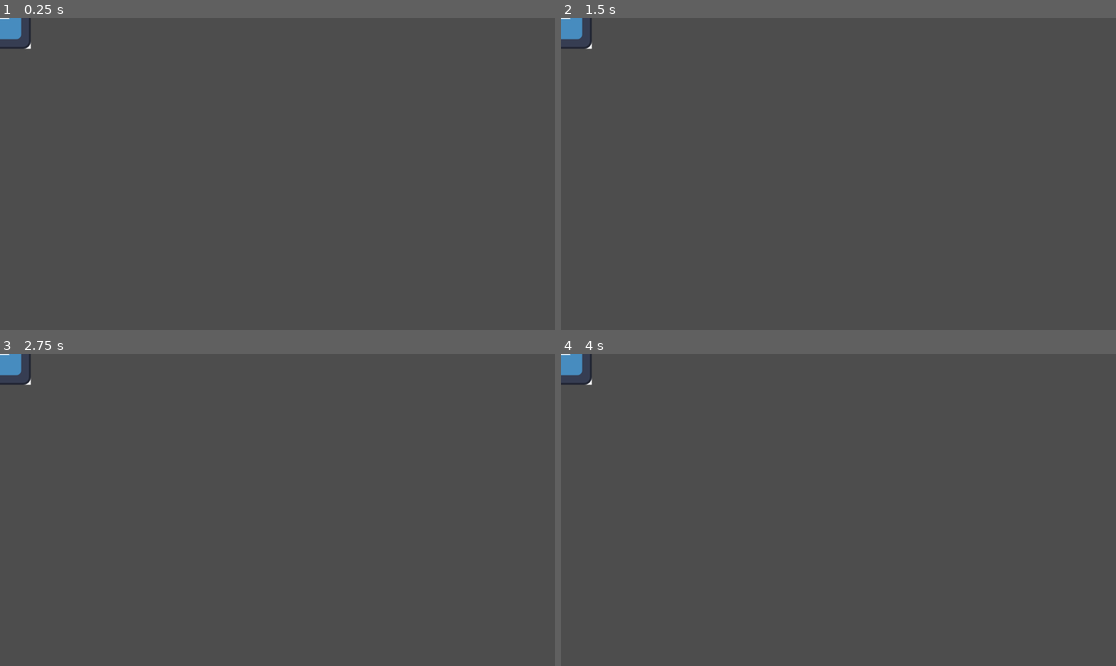
Above: before the commit, frames 1-4 (two rows, left to right).
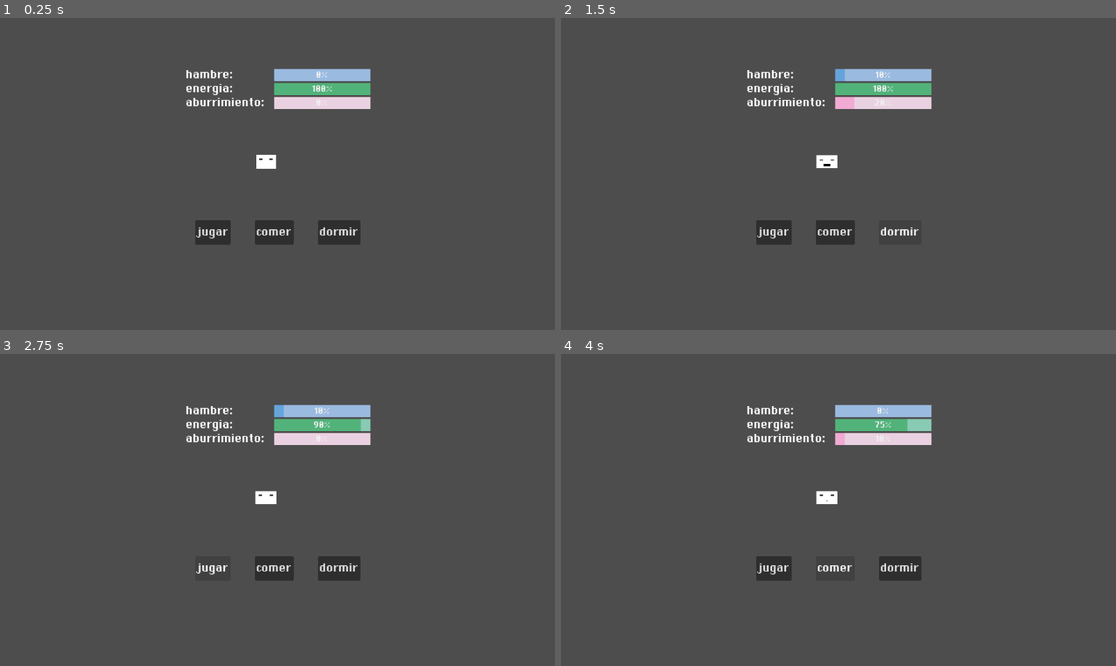
Above: after the commit, the same moments.

Repository: eugeama/Tamagotchi-Alfaro-Fazzito-Gillig
Game: Godot game, scene res://escenas/habitacion.tscn
The game is run twice, just before and just after one commit, with the same random seed, the same clock (stepped at 60 frames per second) and the same inputs. Before the commit the project starts from res://escenas/carta.tscn. The engine's default icon, where the game draws it, is replaced by a stand-in: a white triangle on a blue panel in a dark square.
Inputs (mouse positions are in pixels of both pictures, inside the frame that each line leads up to):
- Up to frame 1 (0.25 s): no input
- Up to frame 2 (1.5 s): click (832, 233) at 0.5 s, where only the run after the commit has a clickable "comer"; click (899, 233) at 1.25 s, where only the run after the commit has a clickable "dormir"
- Up to frame 3 (2.75 s): click (210, 569) at 2 s, where only the run after the commit has a clickable "jugar"
- Up to frame 4 (4 s): click (771, 569) at 2.75 s, where only the run after the commit has a clickable "jugar"; click (832, 569) at 3.5 s, where only the run after the commit has a clickable "comer"

The runs differ from the first frame. In frame 1, 4.6% of the frame differs, in the area x 0-67%, y 0-73%; in frame 2, 4.1%; in frame 3, 4.2%; in frame 4, 4.2%.

Commit message:
-Se añadio animacion de comer -Se añadio guardado de estado al cerrar el juego -Se añadio desgaste de estado con el juego cerrado

Diff:
--- /dev/null
+++ b/tamagotchi/escenas/Minijuego2.tscn
@@ -0,0 +1,3 @@
+[gd_scene format=3 uid="uid://b2p2crtiv1egy"]
+
+[node name="Node2D" type="Node2D" unique_id=1065393273]
--- a/tamagotchi/escenas/carta.tscn
+++ b/tamagotchi/escenas/carta.tscn
@@ -2,7 +2,7 @@
 
 [ext_resource type="Script" uid="uid://dryudacti5omx" path="res://scripts/carta.gd" id="1_yo80u"]
 [ext_resource type="Texture2D" uid="uid://cqho0kuhhkmfl" path="res://icon.svg" id="2_sllcx"]
-[ext_resource type="Texture2D" uid="uid://rp70ifhcd00c" path="res://5b945fb755a6002ff7fbe0b62eb6001e.jpg" id="3_sllcx"]
+[ext_resource type="Texture2D" uid="uid://rp70ifhcd00c" path="res://assets/Sprites/5b945fb755a6002ff7fbe0b62eb6001e.jpg" id="3_sllcx"]
 
 [sub_resource type="Animation" id="Animation_sllcx"]
 length = 0.001
--- a/tamagotchi/escenas/habitacion.tscn
+++ b/tamagotchi/escenas/habitacion.tscn
@@ -2,7 +2,7 @@
 
 [ext_resource type="PackedScene" uid="uid://cxy3qwaq1q08v" path="res://escenas/mascota.tscn" id="1_xpk0y"]
 [ext_resource type="Script" uid="uid://dylxupoq8mioj" path="res://scripts/interfaz_estados.gd" id="2_pb0dd"]
-[ext_resource type="FontFile" uid="uid://dhvvhh0tujn32" path="res://assets/DePixelHalbfett.ttf" id="3_oeohs"]
+[ext_resource type="FontFile" uid="uid://dhvvhh0tujn32" path="res://assets/Fuentes/DePixelHalbfett.ttf" id="3_oeohs"]
 
 [sub_resource type="StyleBoxFlat" id="StyleBoxFlat_oeohs"]
 bg_color = Color(0.6057512, 0.7286306, 0.87786895, 1)
--- a/tamagotchi/escenas/mascota.tscn
+++ b/tamagotchi/escenas/mascota.tscn
@@ -16,10 +16,61 @@
 "update": 0,
 "values": [Vector2(1, 1)]
 }
+tracks/1/type = "value"
+tracks/1/imported = false
+tracks/1/enabled = true
+tracks/1/path = NodePath("Boca:scale")
+tracks/1/interp = 1
+tracks/1/loop_wrap = true
+tracks/1/keys = {
+"times": PackedFloat32Array(0),
+"transitions": PackedFloat32Array(1),
+"update": 0,
+"values": [Vector2(1e-05, 1e-05)]
+}
+tracks/2/type = "value"
+tracks/2/imported = false
+tracks/2/enabled = true
+tracks/2/path = NodePath("ojos:scale")
+tracks/2/interp = 1
+tracks/2/loop_wrap = true
+tracks/2/keys = {
+"times": PackedFloat32Array(0),
+"transitions": PackedFloat32Array(1),
+"update": 0,
+"values": [Vector2(1, 0.5)]
+}
+
+[sub_resource type="Animation" id="Animation_vgy2f"]
+resource_name = "comer"
+length = 1.2
+tracks/0/type = "value"
+tracks/0/imported = false
+tracks/0/enabled = true
+tracks/0/path = NodePath("Boca:scale")
+tracks/0/interp = 1
+tracks/0/loop_wrap = true
+tracks/0/keys = {
+"times": PackedFloat32Array(0, 0.2, 0.4, 0.6, 0.8, 1, 1.2),
+"transitions": PackedFloat32Array(1, 1, 1, 1, 1, 1, 1),
+"update": 0,
+"values": [Vector2(1e-05, 1e-05), Vector2(1, 1), Vector2(1e-05, 1e-05), Vector2(1, 1), Vector2(1e-05, 1e-05), Vector2(1, 1), Vector2(1e-05, 1e-05)]
+}
+tracks/1/type = "value"
+tracks/1/imported = false
+tracks/1/enabled = true
+tracks/1/path = NodePath("ojos:scale")
+tracks/1/interp = 1
+tracks/1/loop_wrap = true
+tracks/1/keys = {
+"times": PackedFloat32Array(0, 0.2, 0.4, 0.6, 0.8, 1, 1.2),
+"transitions": PackedFloat32Array(1, 1, 1, 1, 1, 1, 1),
+"update": 0,
+"values": [Vector2(1, 0.5), Vector2(1, 0.1), Vector2(1, 0.5), Vector2(1, 0.1), Vector2(1, 0.5), Vector2(1, 0.1), Vector2(1, 0.5)]
+}
 
 [sub_resource type="Animation" id="Animation_xci1x"]
 resource_name = "idle"
-length = 0.9
 loop_mode = 1
 tracks/0/type = "value"
 tracks/0/imported = false
@@ -28,7 +79,7 @@
 tracks/0/interp = 1
 tracks/0/loop_wrap = true
 tracks/0/keys = {
-"times": PackedFloat32Array(0, 0.6, 1.2),
+"times": PackedFloat32Array(0, 0.5, 1),
 "transitions": PackedFloat32Array(1, 1, 1),
 "update": 0,
 "values": [Vector2(1, 1), Vector2(1.15, 0.85), Vector2(1, 1)]
@@ -37,47 +88,129 @@
 [sub_resource type="AnimationLibrary" id="AnimationLibrary_vgy2f"]
 _data = {
 &"RESET": SubResource("Animation_d8lrb"),
+&"comer": SubResource("Animation_vgy2f"),
 &"idle": SubResource("Animation_xci1x")
 }
 
 [node name="mascota" type="Node2D" unique_id=1085864667]
-scale = Vector2(1.15, 0.85)
 script = ExtResource("1_xci1x")
 
-[node name="textura" type="Sprite2D" parent="." unique_id=2137662808]
+[node name="textura" type="Control" parent="." unique_id=770441881]
+layout_mode = 3
+anchors_preset = 8
+anchor_left = 0.5
+anchor_top = 0.5
+anchor_right = 0.5
+anchor_bottom = 0.5
+grow_horizontal = 2
+grow_vertical = 2
 
 [node name="ColorRect" type="ColorRect" parent="textura" unique_id=1772696791]
-offset_right = 40.0
-offset_bottom = 40.0
+layout_mode = 1
+anchors_preset = 8
+anchor_left = 0.5
+anchor_top = 0.5
+anchor_right = 0.5
+anchor_bottom = 0.5
+offset_left = -19.0
+offset_top = -14.0
+offset_right = 19.630432
+offset_bottom = 17.0
+grow_horizontal = 2
+grow_vertical = 2
+
+[node name="ojos" type="Node2D" parent="textura" unique_id=1992357884]
+scale = Vector2(1, 0.5)
+
+[node name="derecho" type="Control" parent="textura/ojos" unique_id=661047496]
+layout_mode = 3
+anchors_preset = 0
+offset_left = -9.999997
+offset_top = -8.0
+offset_right = -9.999997
+offset_bottom = -8.0
+scale = Vector2(0.16, 0.16)
+
+[node name="ColorRect" type="ColorRect" parent="textura/ojos/derecho" unique_id=529009029]
+custom_minimum_size = Vector2(16, 16)
+layout_mode = 1
+anchors_preset = 8
+anchor_left = 0.5
+anchor_top = 0.5
+anchor_right = 0.5
+anchor_bottom = 0.5
+offset_left = -20.0
+offset_top = -20.0
+offset_right = 20.0
+offset_bottom = 20.0
+grow_horizontal = 2
+grow_vertical = 2
+color = Color(0.13682577, 0.13682574, 0.13682571, 1)
+
+[node name="izquierdo" type="Control" parent="textura/ojos" unique_id=1898019732]
+layout_mode = 3
+anchors_preset = 8
+anchor_left = 0.5
+anchor_top = 0.5
+anchor_right = 0.5
+anchor_bottom = 0.5
+offset_left = 10.0
+offset_top = -8.0
+offset_right = 10.0
+offset_bottom = -8.0
+grow_horizontal = 2
+grow_vertical = 2
+scale = Vector2(0.16, 0.16)
+
+[node name="ColorRect" type="ColorRect" parent="textura/ojos/izquierdo" unique_id=362661396]
+custom_minimum_size = Vector2(16, 16)
+layout_mode = 1
+anchors_preset = 8
+anchor_left = 0.5
+anchor_top = 0.5
+anchor_right = 0.5
+anchor_bottom = 0.5
+offset_left = -20.0
+offset_top = -20.0
+offset_right = 20.0
+offset_bottom = 20.0
+grow_horizontal = 2
+grow_vertical = 2
+color = Color(0.13682577, 0.13682574, 0.13682571, 1)
+metadata/_edit_use_anchors_ = true
+
+[node name="Boca" type="Control" parent="textura" unique_id=1467447163]
+layout_mode = 1
+anchors_preset = 8
+anchor_left = 0.5
+anchor_top = 0.5
+anchor_right = 0.5
+anchor_bottom = 0.5
+offset_top = 10.0
+offset_bottom = 10.0
+grow_horizontal = 2
+grow_vertical = 2
+scale = Vector2(1e-05, 1e-05)
+
+[node name="ColorRect2" type="ColorRect" parent="textura/Boca" unique_id=1646264467]
+layout_mode = 1
+anchors_preset = 8
+anchor_left = 0.5
+anchor_top = 0.5
+anchor_right = 0.5
+anchor_bottom = 0.5
+offset_left = -11.0
+offset_top = -5.0
+offset_right = 10.73913
+offset_bottom = 4.411762
+grow_horizontal = 2
+grow_vertical = 2
+color = Color(0, 0, 0, 1)
 
 [node name="AnimationPlayer" type="AnimationPlayer" parent="." unique_id=301025100]
 root_node = NodePath("../textura")
 libraries/ = SubResource("AnimationLibrary_vgy2f")
 
-[node name="ojos" type="Node2D" parent="." unique_id=1992357884]
-
-[node name="derecho" type="Sprite2D" parent="ojos" unique_id=150682961]
-position = Vector2(10, 20)
-scale = Vector2(0.16, 0.16)
-
-[node name="ColorRect" type="ColorRect" parent="ojos/derecho" unique_id=529009029]
-custom_minimum_size = Vector2(16, 16)
-offset_right = 40.0
-offset_bottom = 40.0
-color = Color(0.13682577, 0.13682574, 0.13682571, 1)
-
-[node name="izquierdo" type="Sprite2D" parent="ojos" unique_id=366711428]
-position = Vector2(25, 20)
-scale = Vector2(0.16, 0.16)
-
-[node name="ColorRect" type="ColorRect" parent="ojos/izquierdo" unique_id=362661396]
-custom_minimum_size = Vector2(16, 16)
-offset_right = 40.0
-offset_bottom = 40.0
-color = Color(0.13682577, 0.13682574, 0.13682571, 1)
-
-[node name="animacionOjos" type="AnimationPlayer" parent="ojos" unique_id=532369279]
-
 [node name="Timer" type="Timer" parent="." unique_id=1495420839]
 wait_time = 3.0
 autostart = true
--- a/tamagotchi/project.godot
+++ b/tamagotchi/project.godot
@@ -11,7 +11,7 @@
 [application]
 
 config/name="Tamagotchi"
-run/main_scene="uid://dyr0ruck4of0x"
+run/main_scene="uid://dhaekb36mpj5q"
 config/features=PackedStringArray("4.6", "Forward Plus")
 config/icon="res://icon.svg"
 
--- a/tamagotchi/scripts/estadoMascota.gd
+++ b/tamagotchi/scripts/estadoMascota.gd
@@ -7,6 +7,18 @@
 
 const maxPosible=100
 const minPosible=0
+const rutaGuardado="user://estado_mascota.save"
+const segundosPeriodo=20.0
+const perdidaEnergiaPeriodo=5.0
+const sumaHambrePeriodo=10.0
+const sumaAburrimientoPeriodo=10.0
+
+func _ready() -> void:
+	cargarEstado()
+
+func _notification(noti: int) -> void:
+	if noti==NOTIFICATION_WM_CLOSE_REQUEST or noti==NOTIFICATION_EXIT_TREE:
+		guardarEstado()
 
 func cambioEnergia(delta: float) -> void:
 	energia+=delta
@@ -15,6 +27,7 @@
 	if energia<minPosible:
 		energia=minPosible
 	cambioEstado.emit()
+	guardarEstado()
 
 func cambioHambre(delta: float) -> void:
 	hambre+=delta
@@ -23,6 +36,7 @@
 	if hambre<minPosible:
 		hambre=minPosible
 	cambioEstado.emit()
+	guardarEstado()
 
 func cambioAburrimiento(delta: float) -> void:
 	aburrimiento+=delta
@@ -31,3 +45,41 @@
 	if aburrimiento<minPosible:
 		aburrimiento=minPosible
 	cambioEstado.emit()
+	guardarEstado()
+
+func cargarEstado() -> void:
+	if not FileAccess.file_exists(rutaGuardado):
+		guardarEstado()
+		return
+	var archivo=FileAccess.open(rutaGuardado,FileAccess.READ)
+	if archivo==null:
+		return
+	var datos=archivo.get_var()
+	if typeof(datos)!=TYPE_DICTIONARY:
+		return
+	energia=datos.get("energia",energia)
+	hambre=datos.get("hambre",hambre)
+	aburrimiento=datos.get("aburrimiento",aburrimiento)
+	aplicarTiempoCerrado(datos.get("ultimoGuardado",Time.get_unix_time_from_system()))
+	cambioEstado.emit()
+	guardarEstado()
+
+func aplicarTiempoCerrado(ultimoGuardado: float) -> void:
+	var tiempoActual=Time.get_unix_time_from_system()
+	var segundosCerrado=max(0.0,tiempoActual-ultimoGuardado)
+	var periodos=segundosCerrado/segundosPeriodo
+	energia=clamp(energia-(perdidaEnergiaPeriodo* periodos),minPosible,maxPosible)
+	hambre=clamp(hambre+(sumaHambrePeriodo *periodos),minPosible,maxPosible)
+	aburrimiento=clamp(aburrimiento+(sumaAburrimientoPeriodo*periodos),minPosible,maxPosible)
+
+func guardarEstado() -> void:
+	var archivo=FileAccess.open(rutaGuardado,FileAccess.WRITE)
+	if archivo==null:
+		return
+	var datos={
+		"energia": energia,
+		"hambre" :hambre,
+		"aburrimiento":aburrimiento,
+		"ultimoGuardado" : Time.get_unix_time_from_system()
+	}
+	archivo.store_var(datos)
--- a/tamagotchi/scripts/mascota.gd
+++ b/tamagotchi/scripts/mascota.gd
@@ -2,17 +2,17 @@
 @onready var animacion: AnimationPlayer = $AnimationPlayer
 @onready var timer: Timer = $Timer
 
-const perdidaEnergia=5.0
-const sumaHambre=10.0
-const sumaAburrimiento=10.0
+const perdidaEnergiaPeriodica=5.0
+const sumaHambrePeriodica=10.0
+const sumaAburrimientoPeriodica=10.0
 func _ready() -> void:
 	animacion.play("idle")
 	EstadoMascota.cambioEstado.connect(actualizarAnimacion)
 
 func _on_timer_timeout() -> void:
-	EstadoMascota.cambioEnergia(-perdidaEnergia)
-	EstadoMascota.cambioHambre(+sumaHambre)
-	EstadoMascota.cambioAburrimiento(+sumaAburrimiento)
+	EstadoMascota.cambioEnergia(-perdidaEnergiaPeriodica)
+	EstadoMascota.cambioHambre(+sumaHambrePeriodica)
+	EstadoMascota.cambioAburrimiento(+sumaAburrimientoPeriodica)
 func actualizarAnimacion() -> void:
 	#pass
 	"""
@@ -35,12 +35,13 @@
 		animacion.play(nombre)
 
 func dormir() -> void:
-	EstadoMascota.cambioEnergia(+10)
-	EstadoMascota.cambioHambre(+20)
+	EstadoMascota.cambioEnergia(+50)
+	EstadoMascota.cambioHambre(+10)
+	EstadoMascota.cambioAburrimiento(+20)
 func comer() -> void:
-	EstadoMascota.cambioHambre(-5)
-	EstadoMascota.cambioAburrimiento(+20)
+	EstadoMascota.cambioHambre(-30)
+	animacion.play("comer")
 func jugar() -> void:
 	#aca va el juegou
-	EstadoMascota.cambioAburrimiento(-5)
-	EstadoMascota.cambioEnergia(-20)
+	EstadoMascota.cambioAburrimiento(-20)
+	EstadoMascota.cambioEnergia(-10)
Renamed: tamagotchi/assets/DePixelHalbfett.ttf -> tamagotchi/assets/Fuentes/DePixelHalbfett.ttf
Not shown, changed: tamagotchi/assets/Fuentes/DePixelHalbfett.ttf.import
Renamed: tamagotchi/5b945fb755a6002ff7fbe0b62eb6001e.jpg -> tamagotchi/assets/Sprites/5b945fb755a6002ff7fbe0b62eb6001e.jpg
Not shown, changed: tamagotchi/assets/Sprites/5b945fb755a6002ff7fbe0b62eb6001e.jpg.import
